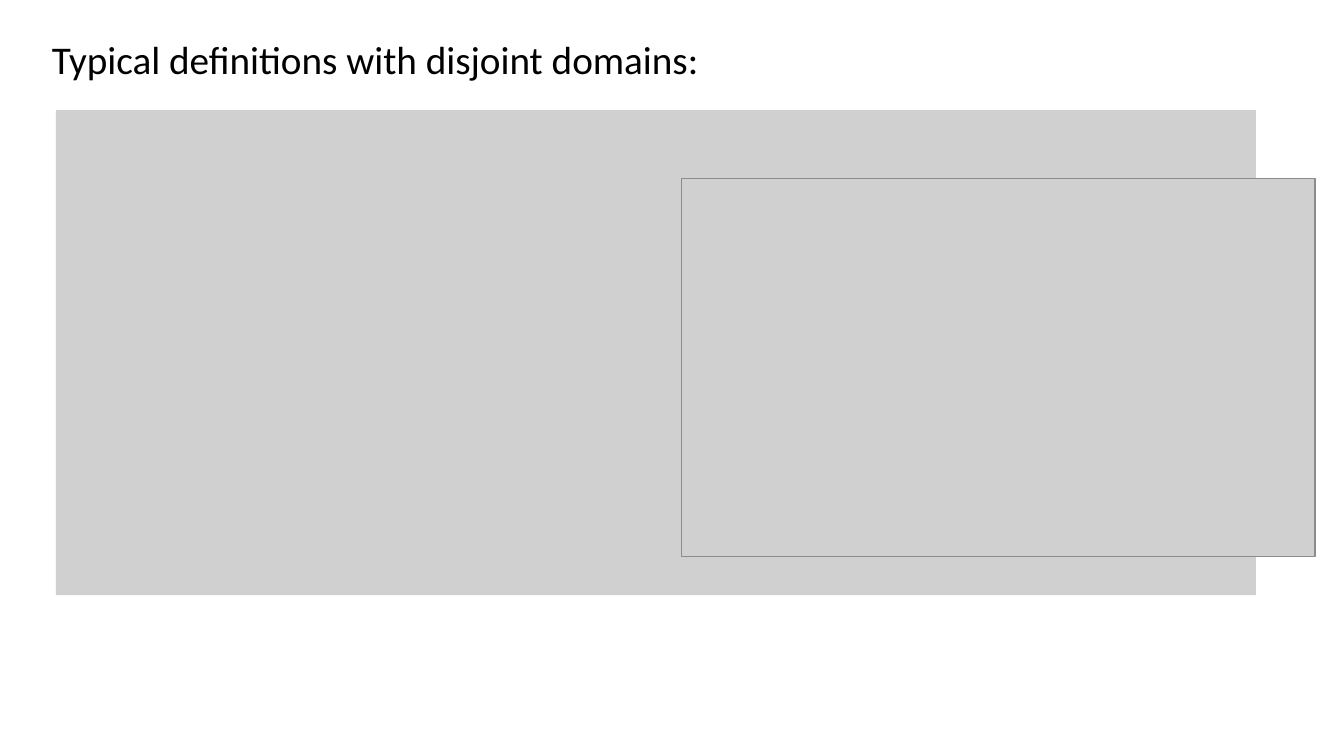
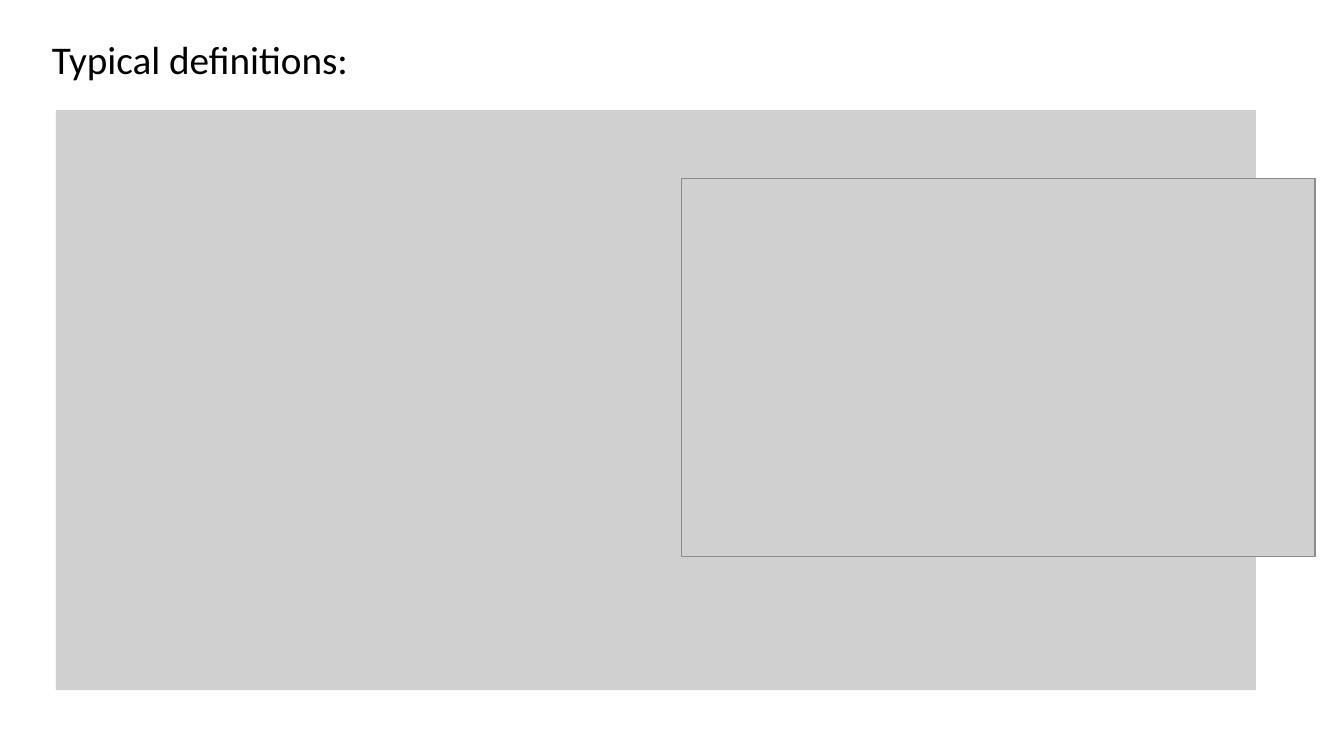
Before and after one commit to Saul-Youssef/coda, a slide deck: slide 9 of doc/talk/coda.pptx. Drawn at 1344x756 pixels with LibreOffice and Linux fonts; fonts in the diff are those of the drawing; grey boxes stand for pictures. Boxes give left, top, right and bottom in pixels: in the first picture for what was removed or moved away, otherwise in the second. Text is boxed around its words. In the diff, an @@ line names an element or a change of style, - is before the commit and + after.

```diff
--- a/doc/talk/coda.pptx
+++ b/doc/talk/coda.pptx
@@ text at box(52, 46, 348, 81): text changed @@
-Typical definitions with disjoint domains:
+Typical definitions:
@@ picture: place and size @@
-picture at box(55, 110, 1256, 595)
+picture at box(55, 110, 1256, 691)
```
Also in this commit, not shown: 3 other slides changed, 8 other files.
